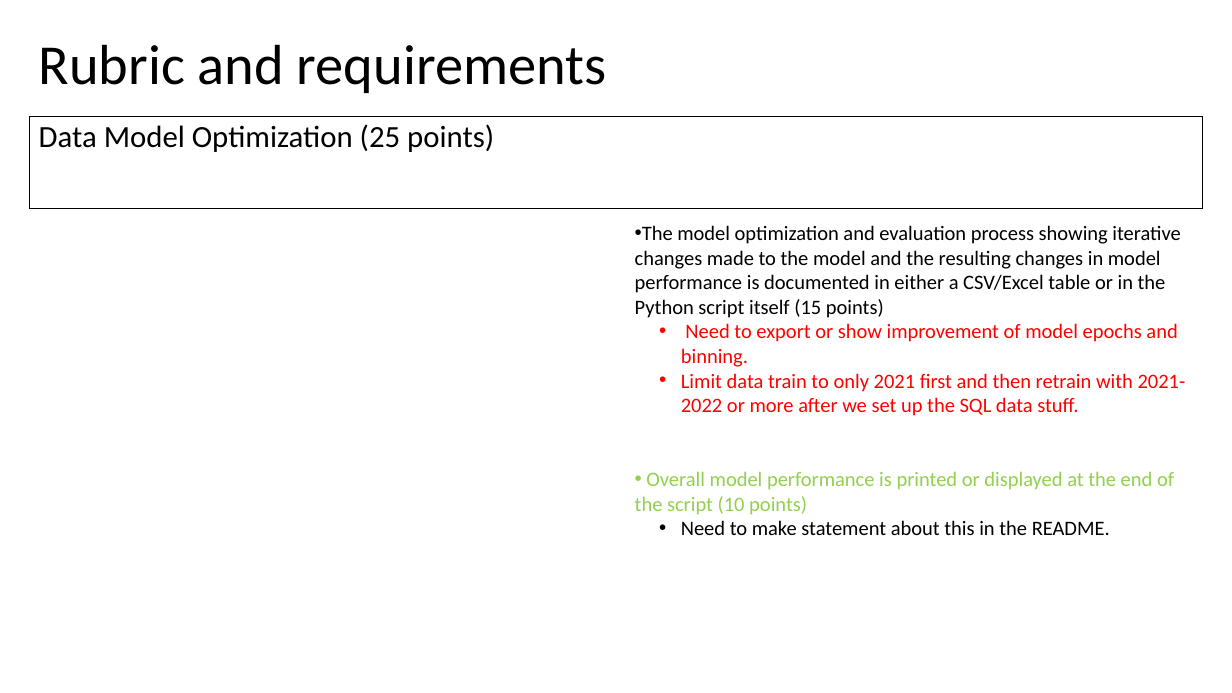
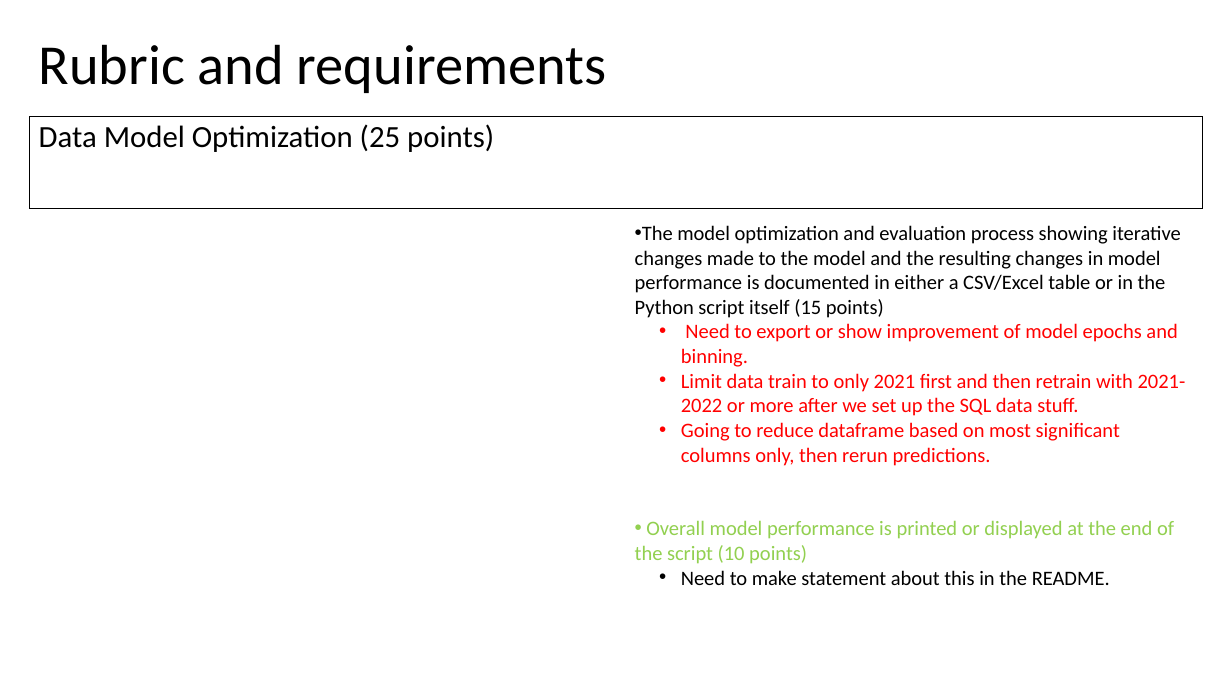
Before and after one commit to Evdawg/Project_4_FF_ML, a slide deck: slide 9 of Project_3_outline.pptm. Drawn at 1232x693 pixels with LibreOffice and Linux fonts; fonts in the diff are those of the drawing. Boxes give left, top, right and bottom in pixels: in the first picture for what was removed or moved away, otherwise in the second. Text is boxed around its words. In the diff, an @@ line names an element or a change of style, - is before the commit and + after.

```diff
--- a/Project_3_outline.pptm
+++ b/Project_3_outline.pptm
@@ text at [681,422,1120,466]: paragraph added @@
+  • Going to reduce dataframe based on most significant columns only, then rerun predictions.
```
Also in this commit, not shown: 4 other slides changed, 2 other files.
